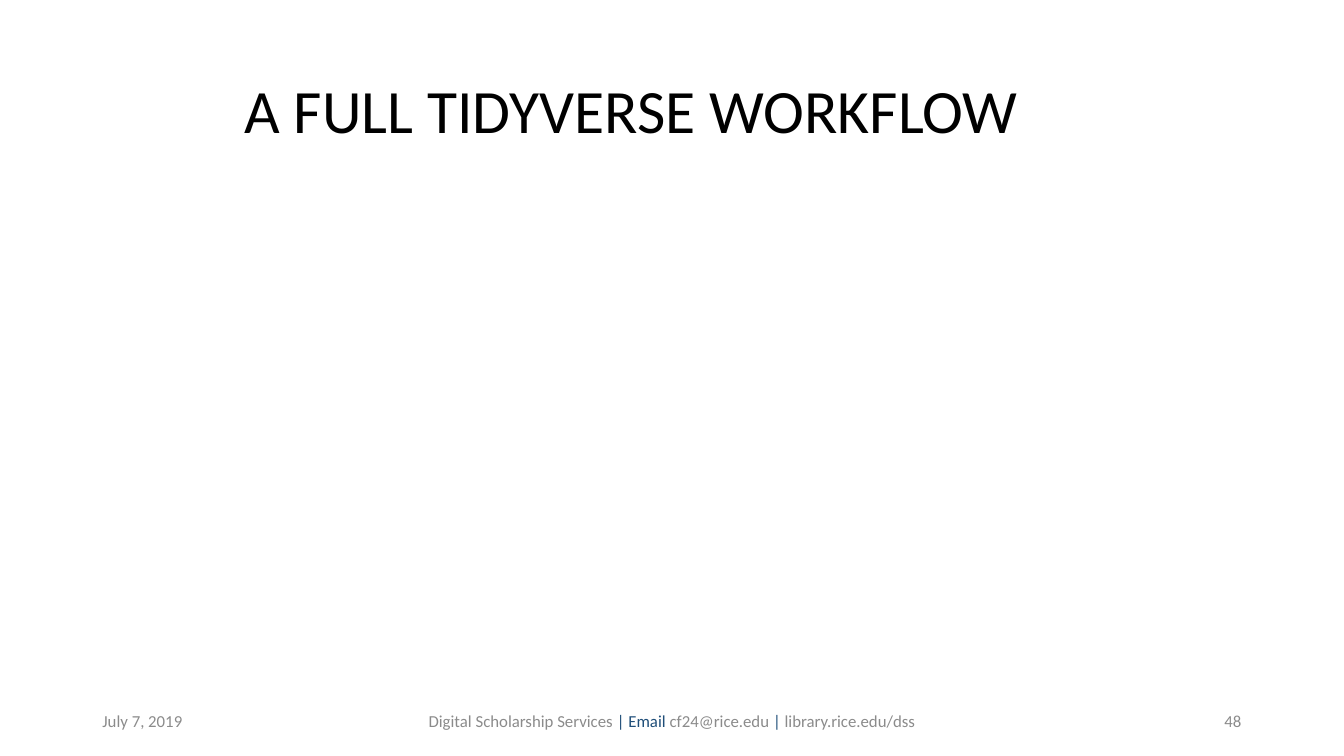
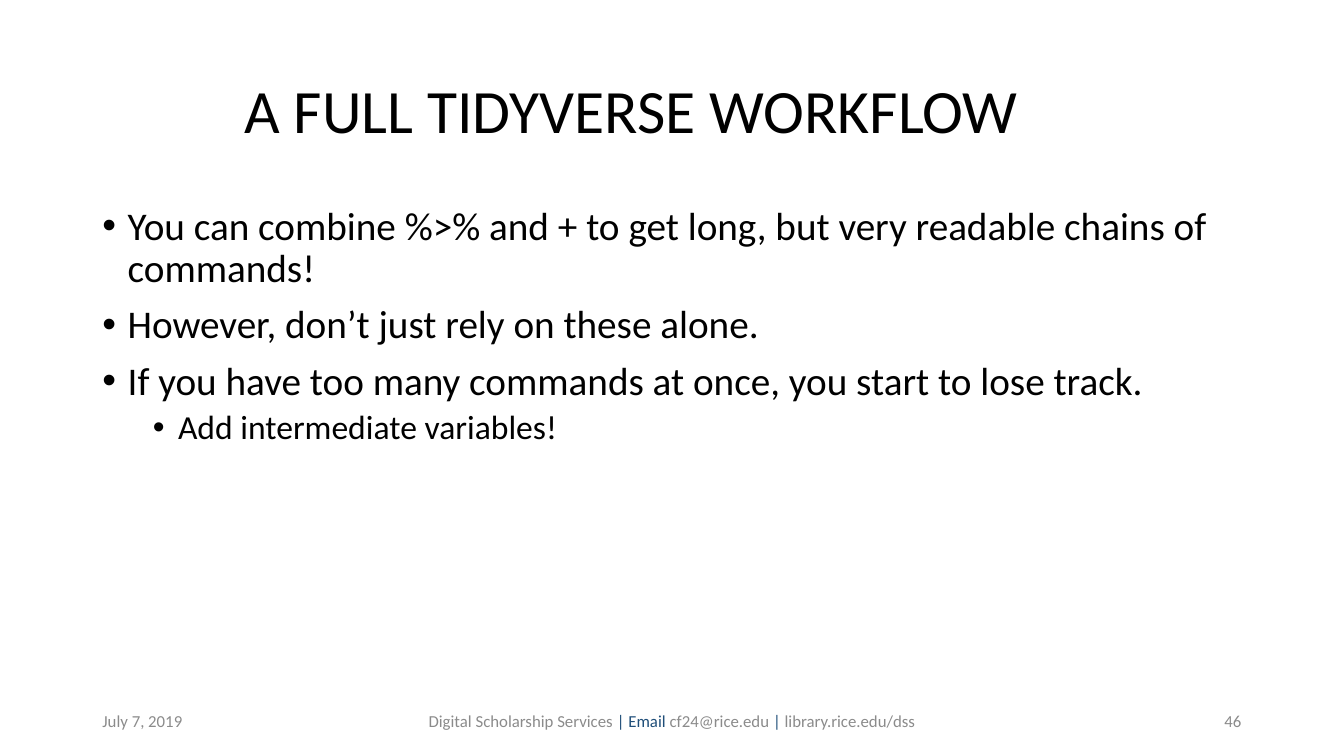
Before and after one commit to bakitybacon/rice-data-and-donuts, a slide deck: slide 46 of Rviz/R Visualization and Data Manipulation.pptx (slide 48 before the commit). Drawn at 1344x756 pixels with LibreOffice and Linux fonts; fonts in the diff are those of the drawing; background and template pictures are left out. Boxes give left, top, right and bottom in pixels: in the first picture for what was removed or moved away, otherwise in the second. Text is boxed around its words. In the diff, an @@ line names an element or a change of style, - is before the commit and + after.

```diff
--- a/Rviz/R Visualization and Data Manipulation.pptx
+++ b/Rviz/R Visualization and Data Manipulation.pptx
@@ text added at box(128, 212, 1207, 440), 28 pt, text #000000 @@
+• You can combine %>% and + to get long, but very readable chains of commands!
+• However, don’t just rely on these alone.
+• If you have too many commands at once, you start to lose track.
+  • Add intermediate variables!
@@ page number at box(1224, 716, 1241, 727): text changed @@
-48
+46
```
Also in this commit, not shown: 11 other slides changed, 2 slides removed, 2 other files.
